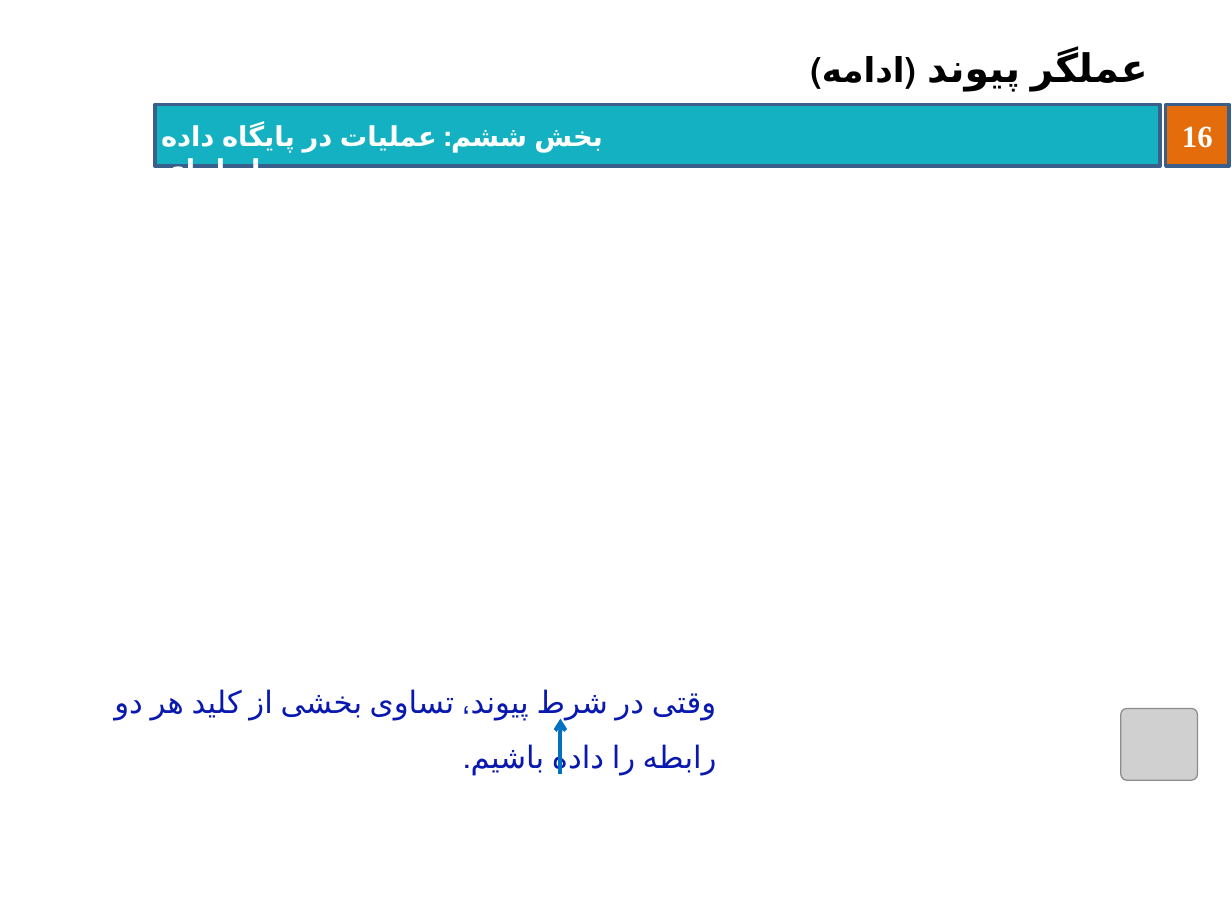
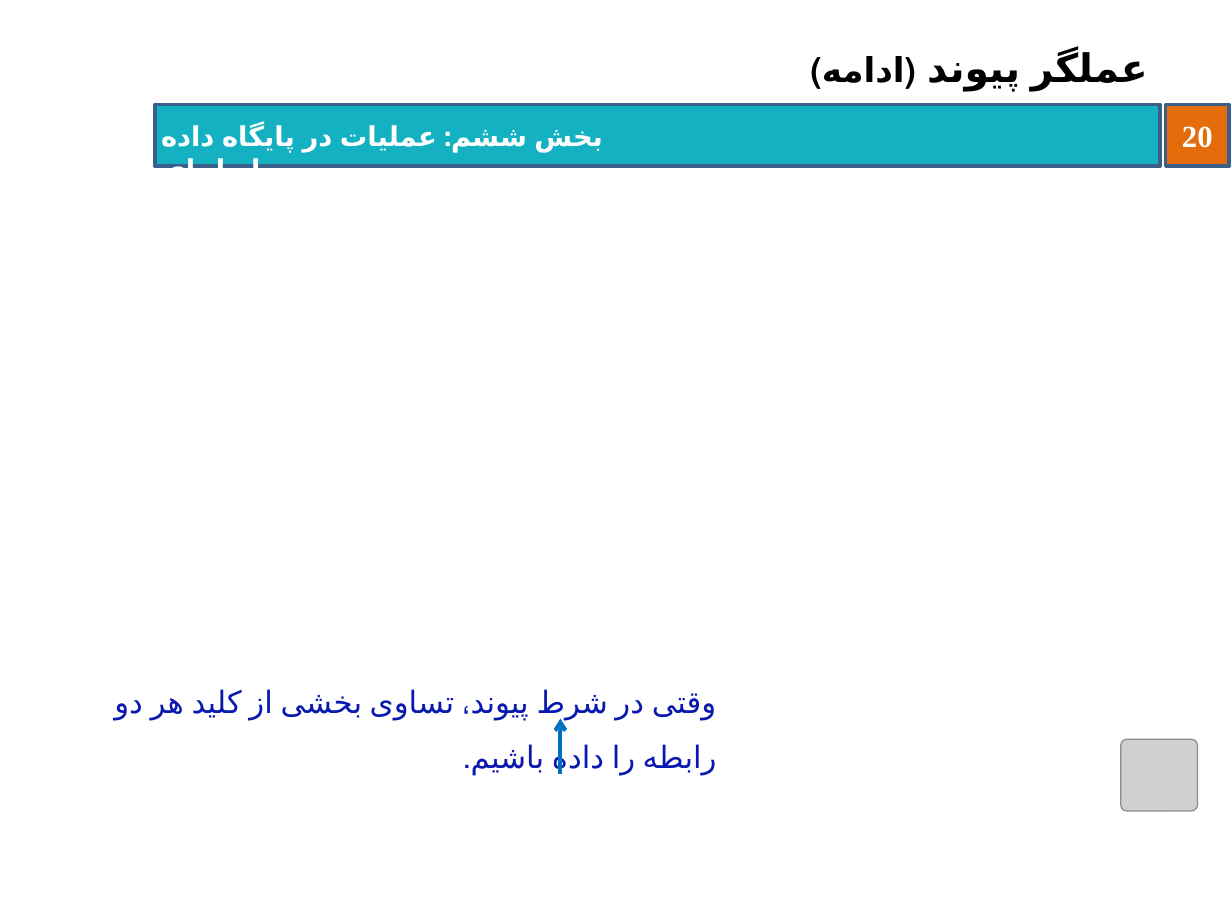
Before and after one commit to behnamhatami/DB-Slides, a slide deck: slide 20 of 6-DB-RDBOperations.pptx (slide 16 before the commit). Drawn at 1232x924 pixels with LibreOffice and Linux fonts; fonts in the diff are those of the drawing; grey boxes stand for pictures; background and template pictures are left out. Boxes give left, top, right and bottom in pixels: in the first picture for what was removed or moved away, otherwise in the second. Text is boxed around its words. In the diff, an @@ line names an element or a change of style, - is before the commit and + after.

```diff
--- a/6-DB-RDBOperations.pptx
+++ b/6-DB-RDBOperations.pptx
@@ page number at bbox=[1182, 126, 1213, 148]: text changed @@
-16
+20
@@ picture: place and size @@
-picture at bbox=[1121, 708, 1198, 780]
+picture at bbox=[1121, 739, 1198, 811]
```
Also in this commit, not shown: 17 other slides changed, 10 slides added, 1 slide removed.
